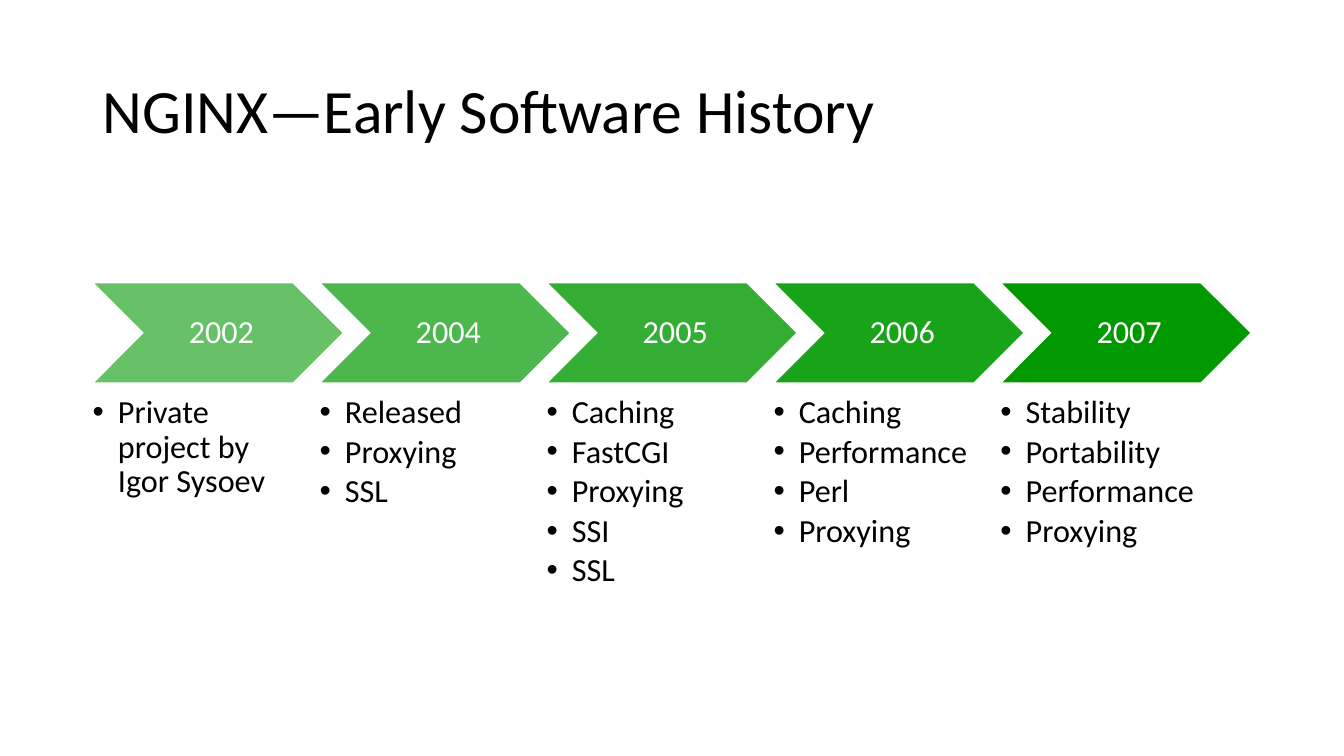
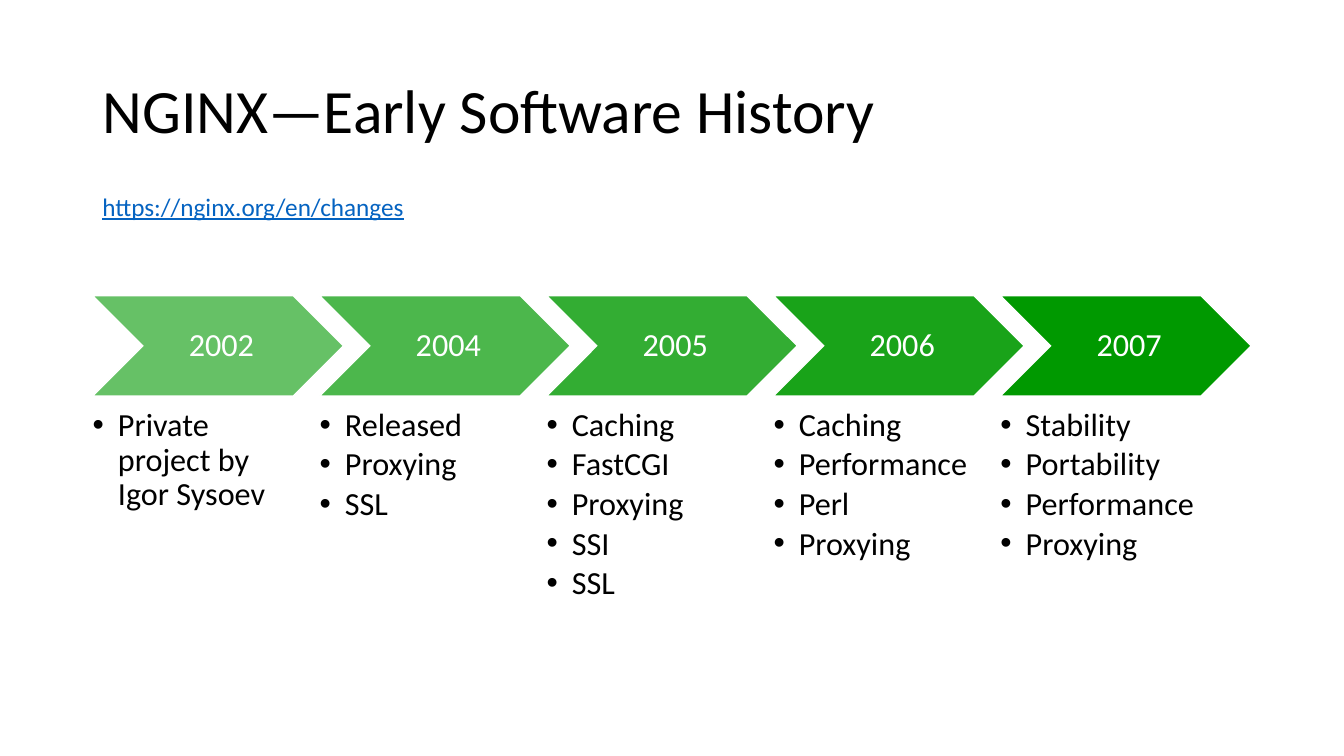
Before and after one commit to abhishekmansukhani/TriDis-NginxOverview, a slide deck: slide 4 of presentation/presentation.pptx. Drawn at 1344x756 pixels with LibreOffice and Linux fonts; fonts in the diff are those of the drawing. Boxes give left, top, right and bottom in pixels: in the first picture for what was removed or moved away, otherwise in the second. Text is boxed around its words. In the diff, an @@ line names an element or a change of style, - is before the commit and + after.

```diff
--- a/presentation/presentation.pptx
+++ b/presentation/presentation.pptx
@@ text added at (102,198,403,221), 18 pt, text #0563C1, underline @@
+https://nginx.org/en/changes
@@ 5 texts, 5 chevrons: place and size @@
-5 texts, 5 chevrons at (93,283,1252,384)
+5 texts, 5 chevrons at (93,295,1252,396)
@@ 5 texts: place and size @@
-5 texts at (118,400,1194,582)
+5 texts at (118,413,1194,595)
@@ bullet •• to • in 5 elements at (118,414,265,511), (345,413,462,516), (572,413,684,595), (799,413,967,561), (1026,413,1194,561) @@
```
Also in this commit, not shown: 9 other slides changed, 2 slides added, 1 slide removed, 43 other files.
